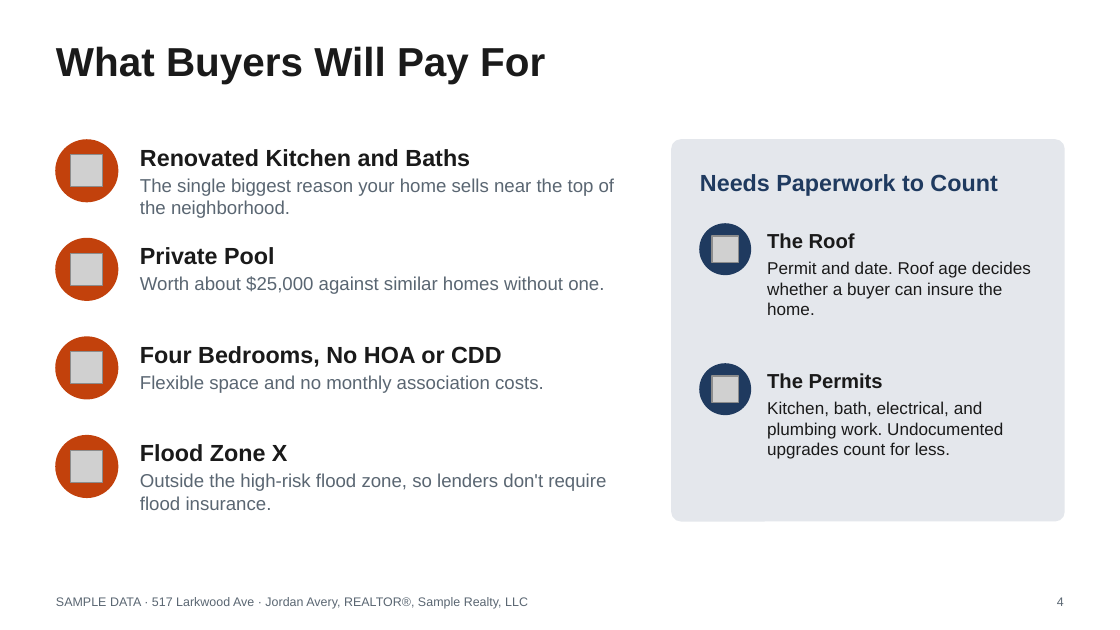
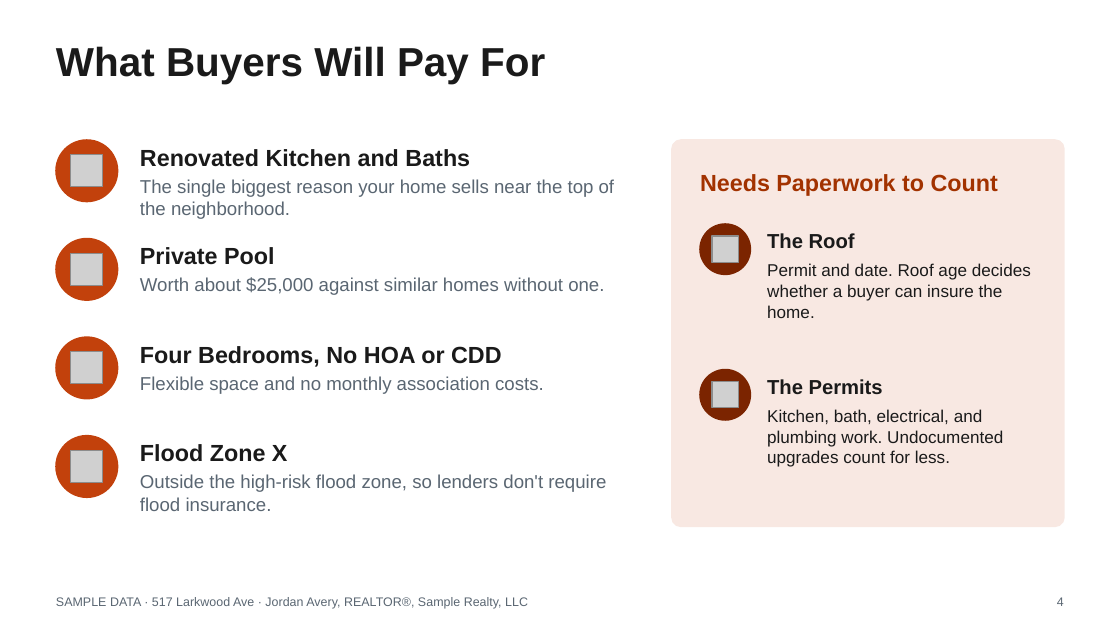
Before and after one commit to axelrivera/real-estate-skills, a slide deck: slide 4 of samples/seller-cma/517-Larkwood-Ave-Listing-Presentation.pptx. Drawn at 1120x630 pixels with LibreOffice and Linux fonts; fonts in the diff are those of the drawing; grey boxes stand for pictures. Boxes give left, top, right and bottom in pixels: in the first picture for what was removed or moved away, otherwise in the second. Text is boxed around its words. In the diff, an @@ line names an element or a change of style, - is before the commit and + after.

```diff
--- a/samples/seller-cma/517-Larkwood-Ave-Listing-Presentation.pptx
+++ b/samples/seller-cma/517-Larkwood-Ave-Listing-Presentation.pptx
@@ rounded rectangle: place and size @@
-rounded rectangle at (672, 140, 1064, 521)
+rounded rectangle at (672, 140, 1064, 526)
@@ rounded rectangle at (672, 140, 1064, 526): fill #E4E7EC to #F8E8E2; outline #E4E7EC 1 pt to #F8E8E2 1 pt; proportions changed @@
@@ text "Needs Paperwork to Count" at (700, 174, 998, 196): text colour #1F3A5F to #A23200 @@
@@ ellipse at (700, 224, 750, 274): fill #1F3A5F to #7B2400; outline #1F3A5F 1 pt to #7B2400 1 pt @@
@@ ellipse at (700, 370, 750, 420): fill #1F3A5F to #7B2400; outline #1F3A5F 1 pt to #7B2400 1 pt @@
@@ 1 text, 1 ellipse, 1 picture: place and size @@
-1 text, 1 ellipse, 1 picture at (700, 364, 883, 414)
+1 text, 1 ellipse, 1 picture at (700, 370, 883, 420)
@@ text "Kitchen, bath, electrical, and plumbing ...": place and size @@
-text "Kitchen, bath, electrical, and plumbing ..." at (767, 401, 1003, 459)
+text "Kitchen, bath, electrical, and plumbing ..." at (767, 409, 1003, 467)
```
Also in this commit, not shown: 14 other slides changed, 35 other files.
